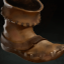
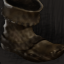
Layer changes from the first 64x64 image to the second:
removed layer "Calque 1" (was hard light, 84%) over [0, 2, 64, 63]
removed layer "boots" over [0, 0, 64, 64]
added layer "Calque 3" (soft light) above "item_leather_boots" over [0, 4, 64, 63]
added layer "item_leather_boots" above "Calque 2" over [0, 0, 64, 64]
added layer "Calque 2" above "Arrière-plan" over [0, 0, 64, 64]
painted on "Arrière-plan" over [0, 0, 64, 64]
